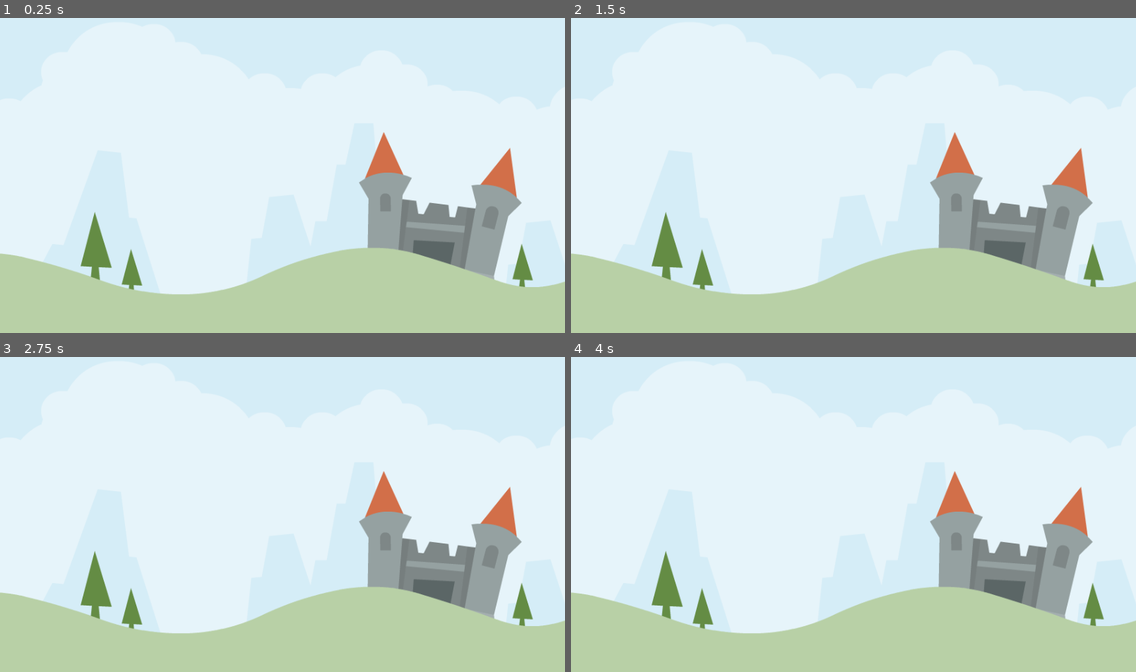
Above: before the commit, frames 1-4 (two rows, left to right).
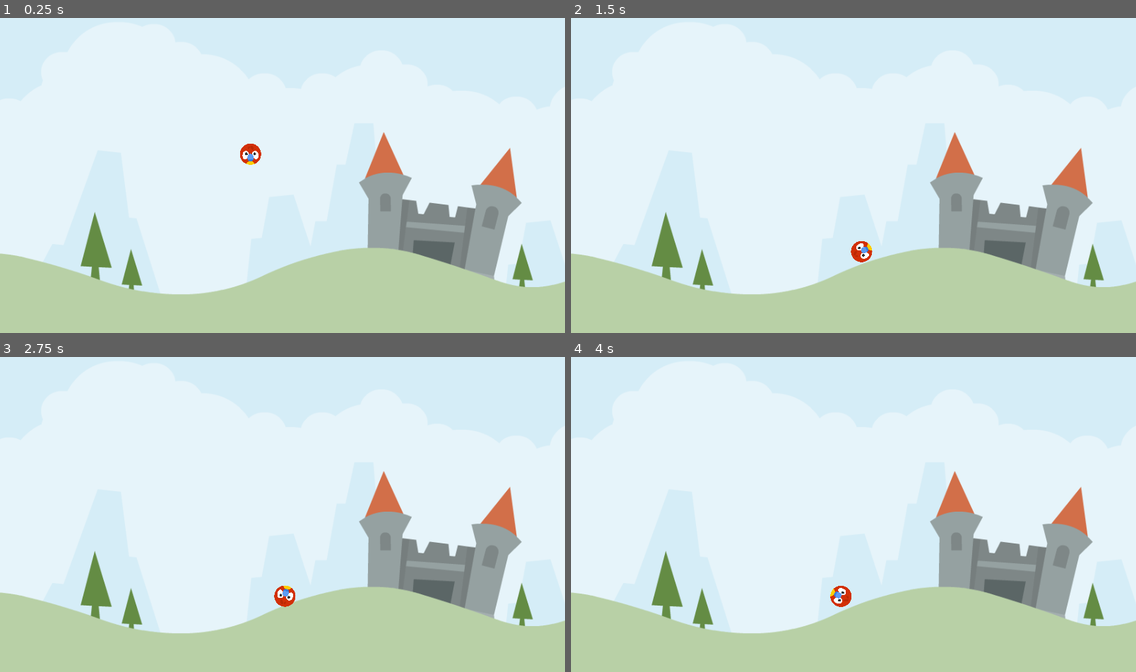
Above: after the commit, the same moments.

Repository: Nathan-Mrx/AngryAnimals
Game: Godot game, scene res://level/level.tscn
The game is run twice, just before and just after one commit, with the same random seed, the same clock (stepped at 60 frames per second) and the same inputs. The project has no main scene, so this scene is started directly.
Inputs:
- Up to frame 1 (0.25 s): no input
- Up to frame 2 (1.5 s): no input
- Up to frame 3 (2.75 s): no input
- Up to frame 4 (4 s): no input

The runs differ from the first frame. In frame 1, 0.2% of the frame differs, in the area x 42-47%, y 39-47%; in frame 2, 0.2%, in the area x 49-54%, y 70-78%; in frame 3, 0.2%; in frame 4, 0.2%.

Commit message:
Animal scene and cup scene

Diff:
--- /dev/null
+++ b/animal/animal.tscn
@@ -0,0 +1,19 @@
+[gd_scene load_steps=4 format=3 uid="uid://fbf13cpfjf6y"]
+
+[ext_resource type="Texture2D" uid="uid://drlx1hw3u56ol" path="res://assets/player/parrot.png" id="1_dejye"]
+
+[sub_resource type="PhysicsMaterial" id="PhysicsMaterial_vammg"]
+bounce = 0.2
+
+[sub_resource type="CircleShape2D" id="CircleShape2D_yhu57"]
+radius = 19.0
+
+[node name="Animal" type="RigidBody2D"]
+physics_material_override = SubResource("PhysicsMaterial_vammg")
+
+[node name="Sprite2D" type="Sprite2D" parent="."]
+scale = Vector2(0.15, 0.15)
+texture = ExtResource("1_dejye")
+
+[node name="CollisionShape2D" type="CollisionShape2D" parent="."]
+shape = SubResource("CircleShape2D_yhu57")
--- /dev/null
+++ b/cup/cup.tscn
@@ -0,0 +1,24 @@
+[gd_scene load_steps=3 format=3 uid="uid://ohusgp6o7bqy"]
+
+[ext_resource type="Texture2D" uid="uid://c7p2jnnfswr83" path="res://assets/env/elementWood004.png" id="1_11shq"]
+[ext_resource type="Texture2D" uid="uid://ci60v86nfjpir" path="res://assets/env/elementWood015.png" id="2_lcr2u"]
+
+[node name="Cup" type="StaticBody2D"]
+
+[node name="Sprites" type="Node2D" parent="."]
+scale = Vector2(0.5, 0.5)
+
+[node name="Sprite2D" type="Sprite2D" parent="Sprites"]
+position = Vector2(-72, -66)
+texture = ExtResource("1_11shq")
+
+[node name="Sprite2D3" type="Sprite2D" parent="Sprites"]
+texture = ExtResource("2_lcr2u")
+
+[node name="Sprite2D2" type="Sprite2D" parent="Sprites"]
+position = Vector2(72, -66)
+texture = ExtResource("1_11shq")
+flip_h = true
+
+[node name="CollisionPolygon2D" type="CollisionPolygon2D" parent="."]
+polygon = PackedVector2Array(-53, -50, -54, 17, 54, 17, 54, -52, 19, -17, -19, -17, -19, -17)
--- a/level/level.tscn
+++ b/level/level.tscn
@@ -1,6 +1,8 @@
-[gd_scene load_steps=2 format=3 uid="uid://bfbw3yvk0rgqp"]
+[gd_scene load_steps=4 format=3 uid="uid://bfbw3yvk0rgqp"]
 
 [ext_resource type="Texture2D" uid="uid://dtpceq88to1ys" path="res://assets/scene/colored_castle.png" id="1_6cyir"]
+[ext_resource type="PackedScene" uid="uid://ohusgp6o7bqy" path="res://cup/cup.tscn" id="2_oh7is"]
+[ext_resource type="PackedScene" uid="uid://fbf13cpfjf6y" path="res://animal/animal.tscn" id="3_3kxne"]
 
 [node name="Level" type="Node2D"]
 
@@ -8,3 +10,9 @@
 position = Vector2(511, 318)
 scale = Vector2(1.2, 1.2)
 texture = ExtResource("1_6cyir")
+
+[node name="Cup" parent="ColoredCastle" instance=ExtResource("2_oh7is")]
+position = Vector2(-8.33334, 153.333)
+
+[node name="Animal" parent="ColoredCastle/Cup" instance=ExtResource("3_3kxne")]
+position = Vector2(-39.1667, -212.5)
